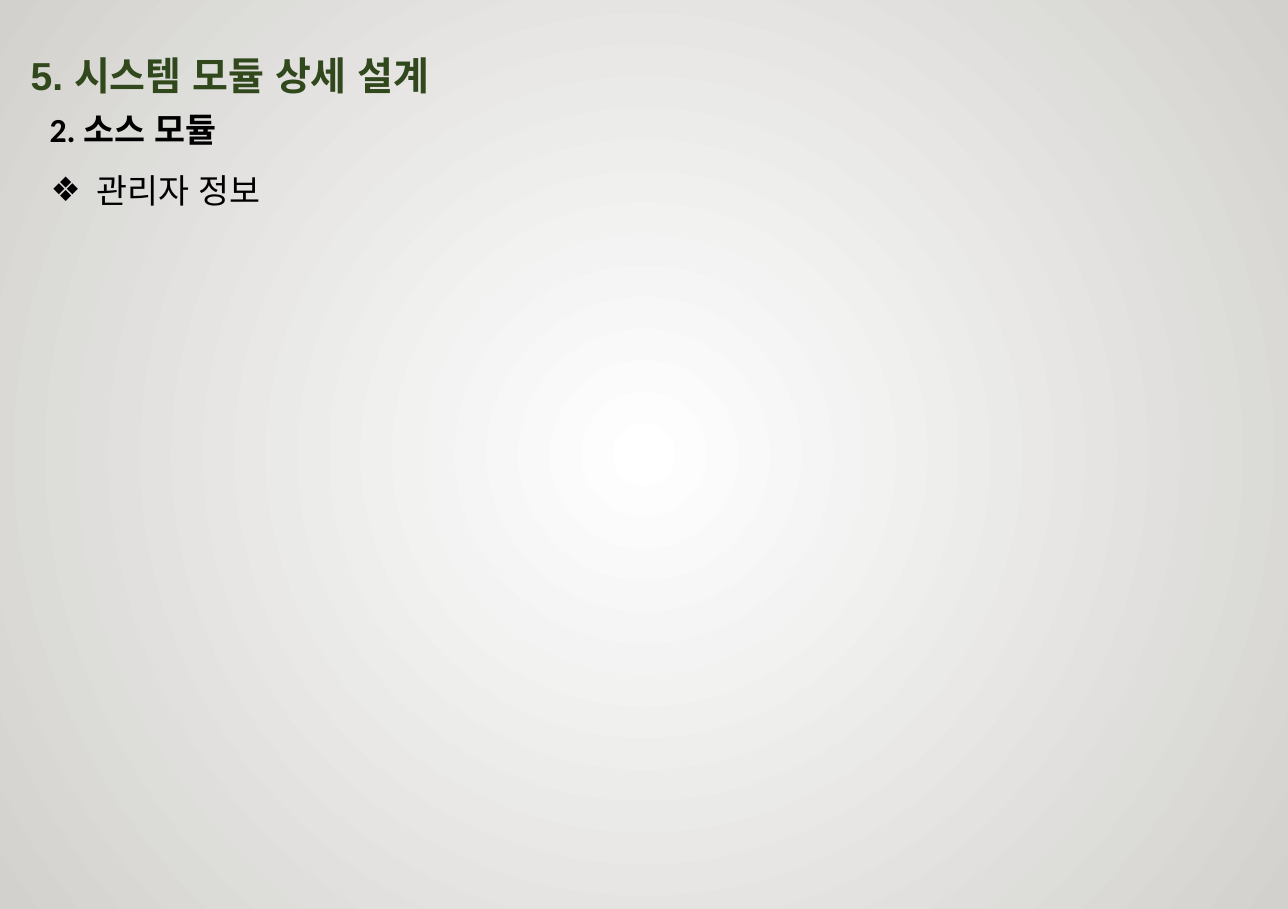
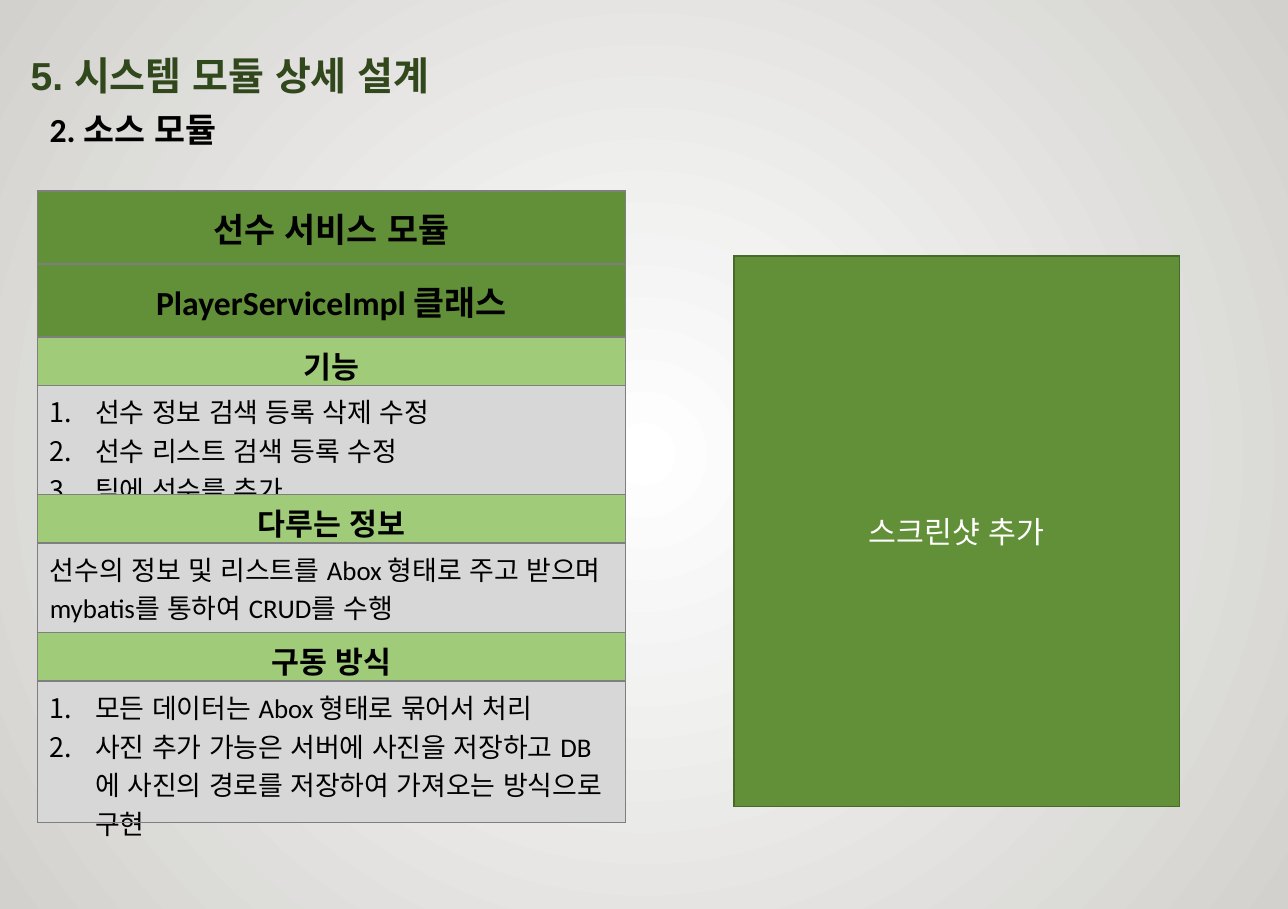
Before and after one commit to rimbong/Webengers, a slide deck: slide 28 of resources/졸작설계서.pptx (slide 26 before the commit). Drawn at 1288x909 pixels with LibreOffice and Linux fonts; fonts in the diff are those of the drawing; background and template pictures are left out. Boxes give left, top, right and bottom in pixels: in the first picture for what was removed or moved away, otherwise in the second. Text is boxed around its words. In the diff, an @@ line names an element or a change of style, - is before the commit and + after.

```diff
--- a/resources/졸작설계서.pptx
+++ b/resources/졸작설계서.pptx
@@ text removed at box(96, 175, 261, 206) @@
-❖ 관리자 정보
@@ table added at box(38, 191, 625, 840), 8 rows, 1 columns @@
+선수 서비스 모듈
+PlayerServiceImpl 클래스
+기능
+선수 정보 검색 등록 삭제 수정 / 선수 리스트 검색 등록 수정 / 팀에 선수를 추가
+다루는 정보
+선수의 정보 및 리스트를 Abox 형태로 주고 받으며 mybatis를 통하여 CRUD를 수행
+구동 방식
+모든 데이터는 Abox 형태로 묶어서 처리 / 사진 추가 가능은 서버에 사진을 저장하고 DB에 사진의 경로를 저장하여 가져오는 방식으로 구현
@@ rectangle added at box(734, 256, 1180, 806), fill #629038, outline #496B29 1 pt, 18 pt, text #FFFFFF @@
+스크린샷 추가
```
Also in this commit, not shown: 9 slides added.
